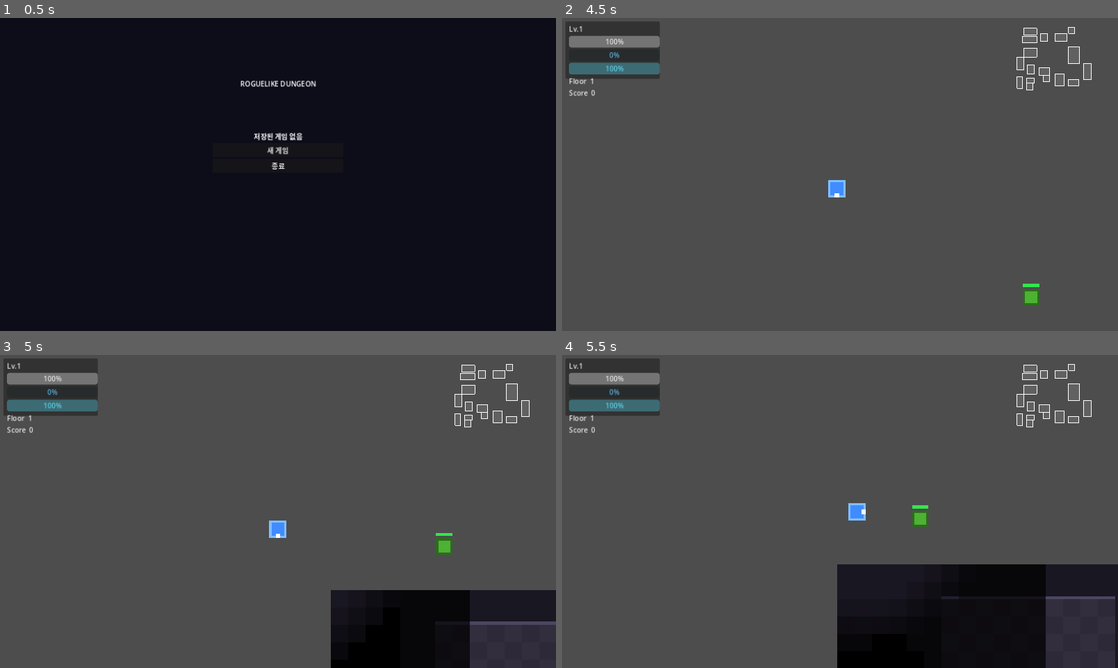
Above: before the commit, frames 1-4 (two rows, left to right).
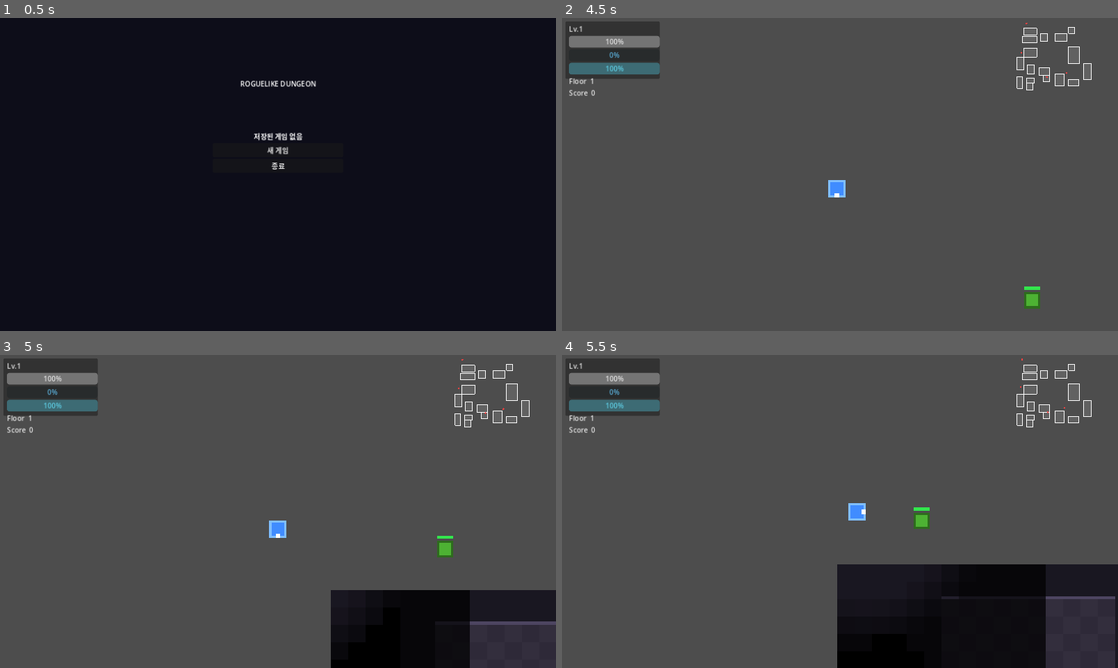
Above: after the commit, the same moments.

Repository: sin857000-code/Valid
Game: Godot game, scene res://scenes/ui/main_menu.tscn
Same seed, same stepped clock (60 frames per second), same inputs: the game is played once before the commit and once after it.
Inputs:
- Up to frame 1 (0.5 s): no input
- Up to frame 2 (4.5 s): click "새 게임" at 0.5 s; tap Enter (ui_accept) at 1.25, 1.52, 2.27, 3.5, 3.77 s; hold Up (ui_up) 1.28-2.78 s; hold Left (ui_left) 2.78-4.28 s; hold Down (ui_down) from 4.28 s (still down)
- Up to frame 3 (5 s): keep holding Down (ui_down); tap Enter (ui_accept) at 4.52 s; tap Escape (ui_cancel) at 4.9 s
- Up to frame 4 (5.5 s): release Down (ui_down) at 5.03 s; hold Right (ui_right) from 5.03 s (still down); tap Enter (ui_accept) at 5.27 s

Frame 1 is identical in both runs. In frame 2, 0.2% of the frame differs, in the area x 82-91%, y 1-93%; in frame 3, 0.2%; in frame 4, 0.2%.
Error after the commit: Invalid call. Nonexistent function 'is_action_just_pressed' in base 'InputEventKey'. (res://scripts/ui/pause_menu.gd:48)

Commit message:
Cycle 6: enemy minimap dots, wander AI, pause menu
- minimap: red dots for all enemies in "enemy" group
- enemy_base: wander behavior (random direction change 1.5-3s) when player out of chase range
- pause_menu: ESC toggle, darkens screen, Resume + Main Menu buttons; pauses scene tree
- dungeon: instantiate pause_menu on _ready

https://claude.ai/code/session_01W1t3cyazDUadMr1eE4hi94

Diff:
--- a/roguelike/scripts/enemies/enemy_base.gd
+++ b/roguelike/scripts/enemies/enemy_base.gd
@@ -17,6 +17,8 @@
 var _attack_timer: float = 0.0
 var _visual: Node2D
 var _dying: bool = false
+var _wander_dir: Vector2 = Vector2.RIGHT
+var _wander_timer: float = 0.0
 
 func _ready() -> void:
 	add_to_group("enemy")
@@ -50,7 +52,12 @@
 	elif dist < chase_range:
 		velocity = (_player.global_position - global_position).normalized() * move_speed
 	else:
-		velocity = velocity.move_toward(Vector2.ZERO, move_speed)
+		_wander_timer -= get_physics_process_delta_time()
+		if _wander_timer <= 0.0:
+			_wander_timer = randf_range(1.5, 3.0)
+			var angle = randf() * TAU
+			_wander_dir = Vector2(cos(angle), sin(angle))
+		velocity = velocity.move_toward(_wander_dir * move_speed * 0.4, move_speed * 0.5)
 
 	move_and_slide()
 
--- a/roguelike/scripts/maps/dungeon.gd
+++ b/roguelike/scripts/maps/dungeon.gd
@@ -40,6 +40,9 @@
 
 func _ready() -> void:
 	add_to_group("dungeon")
+	var pause_menu = CanvasLayer.new()
+	pause_menu.set_script(load("res://scripts/ui/pause_menu.gd"))
+	add_child(pause_menu)
 	_spawn_player()
 	transition.fade_out()
 	_generate_floor()
--- a/roguelike/scripts/ui/minimap.gd
+++ b/roguelike/scripts/ui/minimap.gd
@@ -27,6 +27,12 @@
 		draw_rect(rect, Color(0.4, 0.4, 0.4, 0.8))
 		draw_rect(rect, Color.WHITE, false)
 
+	# 적 위치
+	for enemy in get_tree().get_nodes_in_group("enemy"):
+		var etile = enemy.global_position / 16.0
+		var epos = MAP_OFFSET + etile * TILE_SIZE
+		draw_circle(epos, 2.0, Color(1.0, 0.25, 0.25, 0.9))
+
 	# 플레이어 위치
 	if _player:
 		var tile_pos = _player.global_position / 16.0
--- /dev/null
+++ b/roguelike/scripts/ui/pause_menu.gd
@@ -0,0 +1,58 @@
+extends CanvasLayer
+
+var _overlay: ColorRect
+var _panel: Panel
+var _visible: bool = false
+
+func _ready() -> void:
+	layer = 20
+	process_mode = Node.PROCESS_MODE_ALWAYS
+
+	_overlay = ColorRect.new()
+	_overlay.color = Color(0, 0, 0, 0.55)
+	_overlay.set_anchors_and_offsets_preset(Control.PRESET_FULL_RECT)
+	add_child(_overlay)
+
+	_panel = Panel.new()
+	_panel.size = Vector2(200, 140)
+	_panel.set_anchors_preset(Control.PRESET_CENTER)
+	_panel.position -= _panel.size / 2
+	add_child(_panel)
+
+	var vbox = VBoxContainer.new()
+	vbox.set_anchors_and_offsets_preset(Control.PRESET_FULL_RECT)
+	vbox.add_theme_constant_override("separation", 14)
+	_panel.add_child(vbox)
+
+	var title = Label.new()
+	title.text = "PAUSED"
+	title.horizontal_alignment = HORIZONTAL_ALIGNMENT_CENTER
+	title.add_theme_font_size_override("font_size", 20)
+	vbox.add_child(title)
+
+	var resume_btn = Button.new()
+	resume_btn.text = "Resume"
+	resume_btn.pressed.connect(_toggle_pause)
+	vbox.add_child(resume_btn)
+
+	var menu_btn = Button.new()
+	menu_btn.text = "Main Menu"
+	menu_btn.pressed.connect(func():
+		get_tree().paused = false
+		get_tree().change_scene_to_file("res://scenes/ui/main_menu.tscn"))
+	vbox.add_child(menu_btn)
+
+	_set_visible(false)
+
+func _input(event: InputEvent) -> void:
+	if event.is_action_just_pressed("ui_cancel"):
+		_toggle_pause()
+
+func _toggle_pause() -> void:
+	_visible = not _visible
+	get_tree().paused = _visible
+	_set_visible(_visible)
+
+func _set_visible(v: bool) -> void:
+	_overlay.visible = v
+	_panel.visible = v
